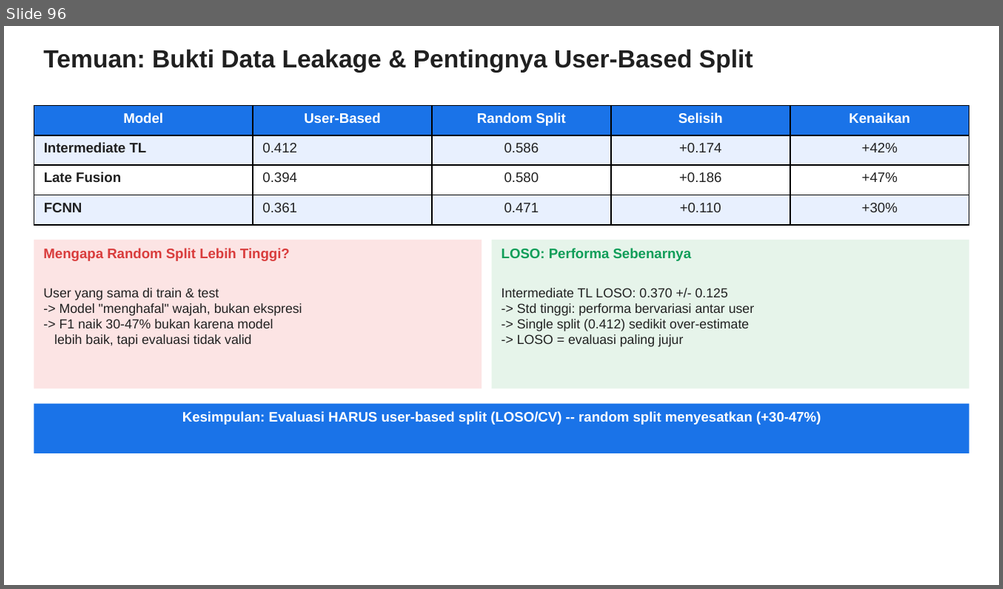
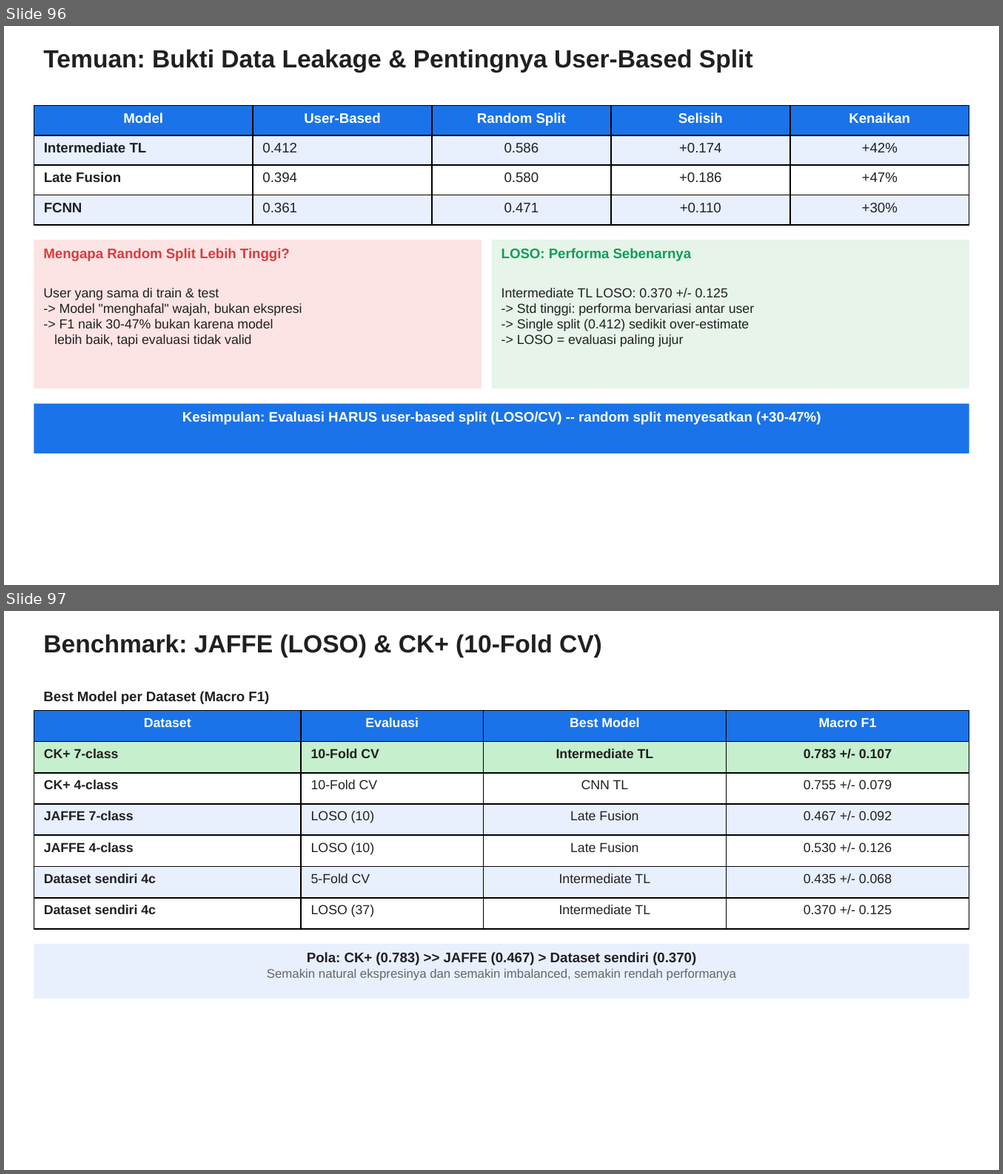
Before and after one commit to taufikhdyt01/MultimodalEmoLearn, a slide deck: docs/PPT Bimbingan.pptx. Shown one above the other, each under a label of ours: slide 96 before the commit, slides 96 and 97 after it. The pictures are 1003x589 and 1003x1174 pixels, drawn with LibreOffice and Linux fonts; fonts in the diff are those of the drawing. Boxes give left, top, right and bottom in pixels: in the first picture for what was removed or moved away, otherwise in the second. Text is boxed around its words. In the diff, an @@ line names an element or a change of style, - is before the commit and + after.

```diff
--- a/docs/PPT Bimbingan.pptx
+++ b/docs/PPT Bimbingan.pptx
@@ slide 97 added at box(4, 611, 999, 1170), background #FFFFFF @@
@@ text added at box(43, 634, 602, 657), 18 pt, text #202020, bold @@
+Benchmark: JAFFE (LOSO) & CK+ (10-Fold CV)
@@ text added at box(43, 691, 269, 704), 10 pt, text #202020, bold @@
+Best Model per Dataset (Macro F1)
@@ table added at box(34, 710, 969, 929), 7 rows, 4 columns @@
+Dataset | Evaluasi | Best Model | Macro F1
+CK+ 7-class | 10-Fold CV | Intermediate TL | 0.783 +/- 0.107
+CK+ 4-class | 10-Fold CV | CNN TL | 0.755 +/- 0.079
+JAFFE 7-class | LOSO (10) | Late Fusion | 0.467 +/- 0.092
+JAFFE 4-class | LOSO (10) | Late Fusion | 0.530 +/- 0.126
+Dataset sendiri 4c | 5-Fold CV | Intermediate TL | 0.435 +/- 0.068
+Dataset sendiri 4c | LOSO (37) | Intermediate TL | 0.370 +/- 0.125
@@ rectangle added at box(34, 944, 969, 999), fill #E8F0FE, 9 pt, text #666666 @@
+Pola: CK+ (0.783) >> JAFFE (0.467) > Dataset sendiri (0.370)
+Semakin natural ekspresinya dan semakin imbalanced, semakin rendah performanya
```
Also in this commit, not shown: 2 other slides added, 1 other file.
